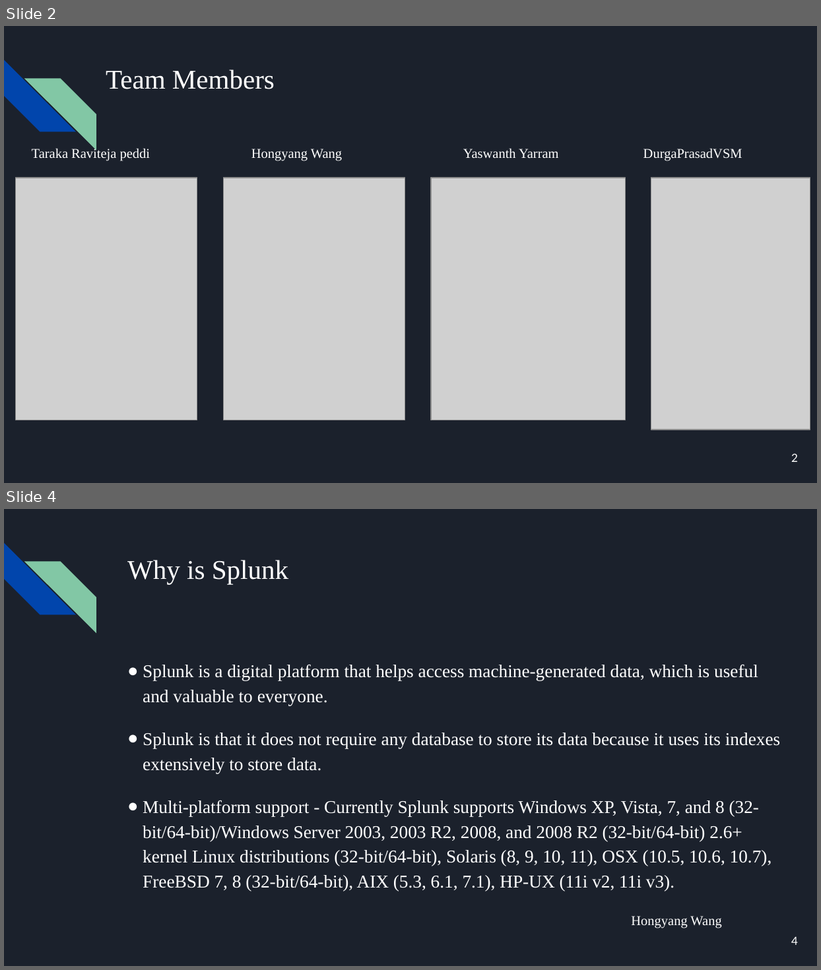
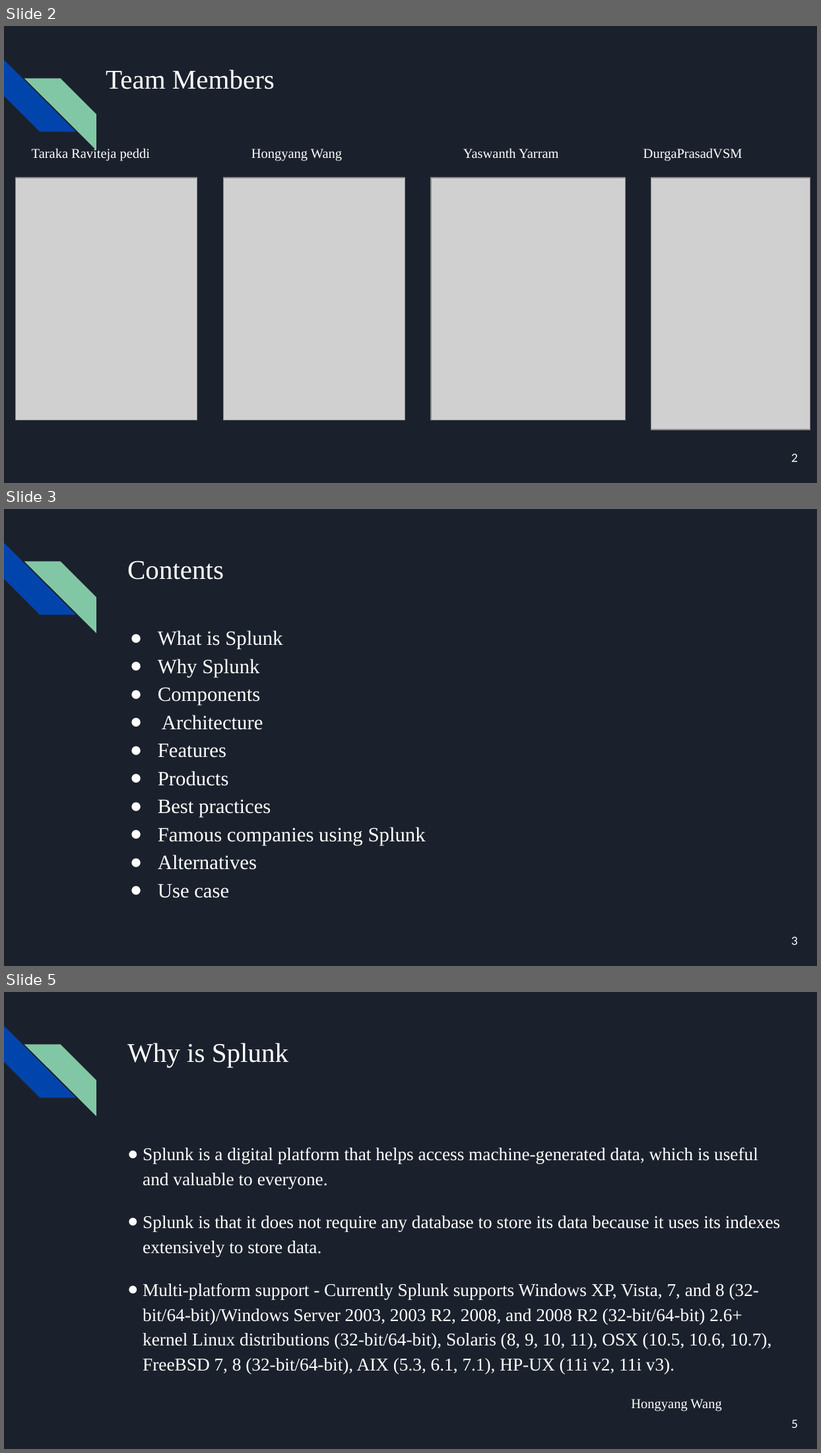
Before and after one commit to VSMDURGAPRASAD/splunk-project, a slide deck: docs/Splunk.pptx. Shown one above the other, each under a label of ours: slides 2 and 4 before the commit, slides 2, 3 and 5 after it; the slides between them are not shown. The pictures are 821x970 and 821x1453 pixels, drawn with LibreOffice and Linux fonts; fonts in the diff are those of the drawing; grey boxes stand for pictures. Boxes give left, top, right and bottom in pixels: in the first picture for what was removed or moved away, otherwise in the second. Text is boxed around its words. In the diff, an @@ line names an element or a change of style, - is before the commit and + after.

```diff
--- a/docs/Splunk.pptx
+++ b/docs/Splunk.pptx
@@ slide 3 added at <box>4,509,817,966</box>, background #1B212C; not listed: 2 template elements that a slide beside it also shows @@
@@ title added at <box>127,561,224,580</box>, 24 pt, text #FFFFFF @@
+Contents
@@ text added at <box>158,630,426,898</box>, 18 pt, text #FFFFFF @@
+● What is Splunk
+● Why Splunk
+● Components
+● Architecture
+● Features
+● Products
+● Best practices
+● Famous companies using Splunk
+● Alternatives
+● Use case
@@ page number added at <box>791,937,798,945</box>, 10 pt, text #FFFFFF @@
+3
@@ what was slide 4 is now slide 5 @@
@@ page number at <box>791,1420,798,1428</box>: text changed @@
-4
+5
```
Also in this commit, not shown: 3 slides changed.
